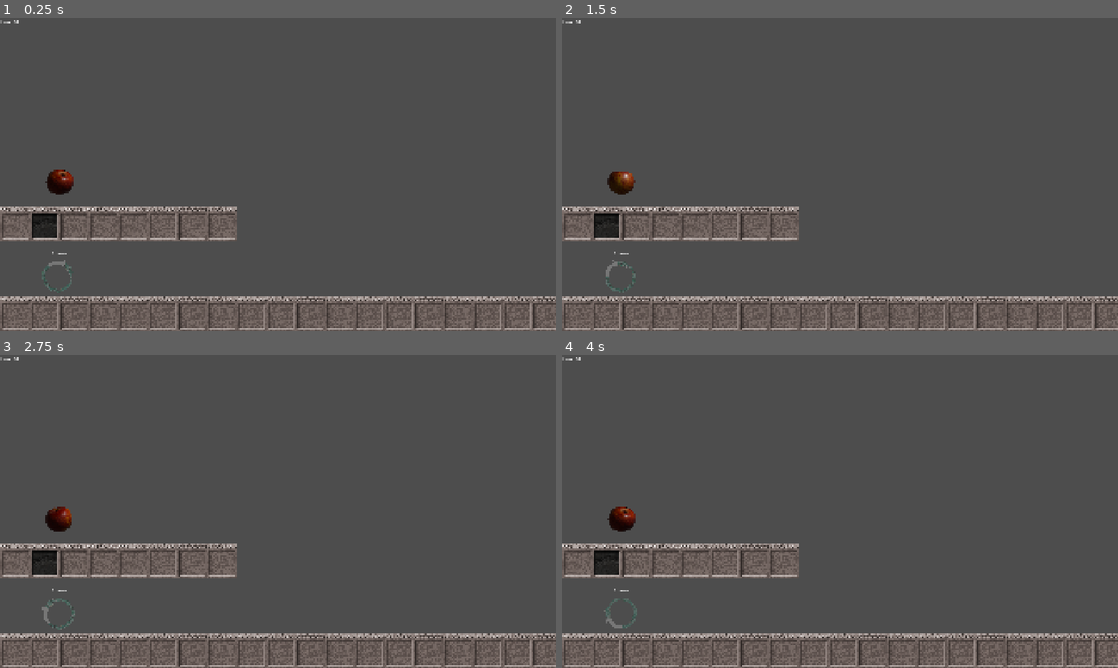
Above: before the commit, frames 1-4 (two rows, left to right).
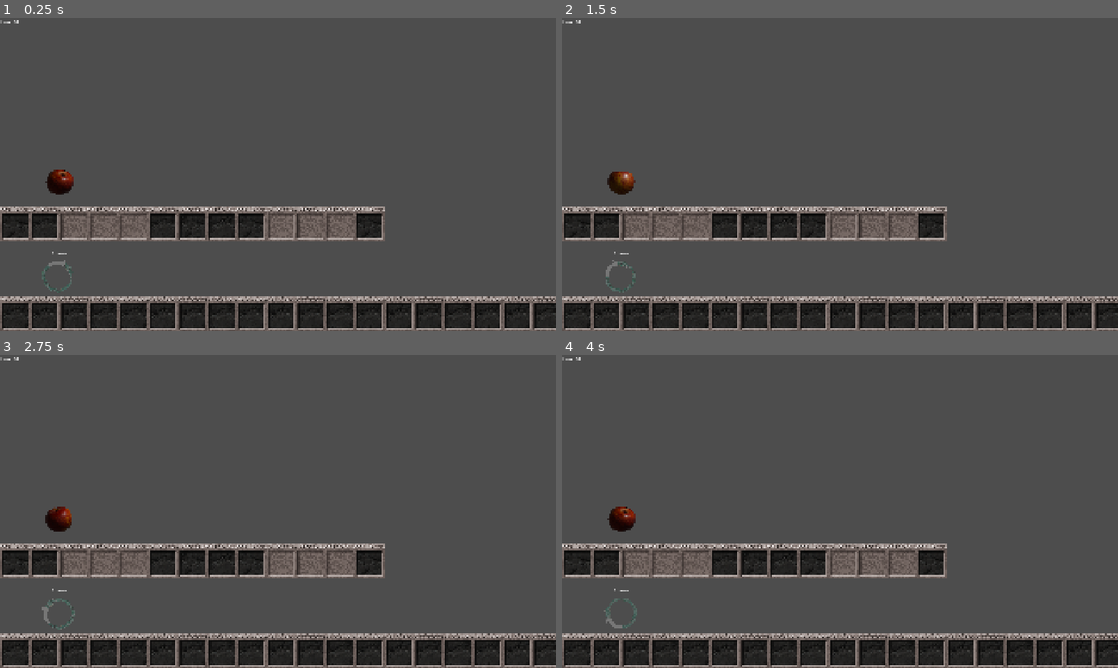
Above: after the commit, the same moments.

Repository: MrDreamhost/gmtk-jam-2025
Game: Godot game, scene res://level/level_01/level_01.tscn
Two runs of this game, one before a commit and one after it. Both use one fixed random seed, a clock stepped at 60 frames per second and the inputs below. This scene is started directly instead of the project's main scene.
Inputs:
- Up to frame 1 (0.25 s): no input
- Up to frame 2 (1.5 s): hold D (player_right) from 0.53 s (still down); tap Shift (set_spawn_point) at 0.6, 1.35 s; tap Space (player_jump) at 0.77 s
- Up to frame 3 (2.75 s): tap Space (player_jump) at 1.52 s; release D (player_right) at 2.03 s; hold A (player_left) from 2.03 s (still down); tap Shift (set_spawn_point) at 2.1 s
- Up to frame 4 (4 s): release A (player_left) at 2.78 s; hold D (player_right) from 2.78 s (still down); tap Shift (set_spawn_point) at 2.85, 3.6 s; tap Space (player_jump) at 3.02, 3.77 s

The runs differ from the first frame. In frame 1, 11% of the frame differs, in the area x 0-100%, y 60-100%; in frame 2, 11%; in frame 3, 11%; in frame 4, 11%.

Commit message:
actually fixed the texture set thing

Diff:
--- a/level/interactables/Platform.gd
+++ b/level/interactables/Platform.gd
@@ -8,11 +8,13 @@
 
 @onready var line_2d: Line2D = $Line2D
 @onready var collision_shape_2d: CollisionShape2D = $CollisionShape2D
-@export var texture: Texture2D: set = set_texture
+
+@export var texture: Texture2D
 
 
 func _ready() -> void:
 	resize_platform()
+	set_texture(texture)
 
 
 func resize_platform() -> void:
@@ -37,5 +39,5 @@
 	resize_platform()
 
 func set_texture(value: Texture2D) -> void:
-	texture = value
-	$Line2D.texture = value
+	#texture = value
+	line_2d.texture = value
--- a/level/interactables/Platform.tscn
+++ b/level/interactables/Platform.tscn
@@ -9,6 +9,7 @@
 
 [node name="ResizablePlatform" type="StaticBody2D"]
 script = ExtResource("1_3gtpk")
+texture = ExtResource("2_awmrl")
 
 [node name="Line2D" type="Line2D" parent="."]
 texture_repeat = 2
--- a/level/level_01/level_01.tscn
+++ b/level/level_01/level_01.tscn
@@ -1,10 +1,11 @@
-[gd_scene load_steps=8 format=3 uid="uid://d3eu8ibj2ld1b"]
+[gd_scene load_steps=9 format=3 uid="uid://d3eu8ibj2ld1b"]
 
 [ext_resource type="Script" uid="uid://bpokfberniss4" path="res://level/level_01/level_01.gd" id="1_2n58o"]
 [ext_resource type="PackedScene" uid="uid://bcujsflu4nqbn" path="res://loop_system/spawn_point.tscn" id="3_aem8p"]
 [ext_resource type="PackedScene" uid="uid://b2hnjcnhd8ahv" path="res://level/goal_zone.tscn" id="4_mopx3"]
 [ext_resource type="PackedScene" uid="uid://coobrpw2ubqjw" path="res://level/interactables/Platform.tscn" id="4_rdi31"]
 [ext_resource type="Texture2D" uid="uid://ocrhqgii112m" path="res://assets/sprites/tiles/0012.png" id="5_aem8p"]
+[ext_resource type="Texture2D" uid="uid://c58b0pcjt57jq" path="res://assets/sprites/tiles/0011.png" id="6_pw6xp"]
 
 [sub_resource type="RectangleShape2D" id="RectangleShape2D_tuypi"]
 size = Vector2(20, 1100)
@@ -50,12 +51,22 @@
 position = Vector2(0, 1080)
 width_in_pixel = 1938
 width_in_tile = 19
+texture = ExtResource("5_aem8p")
 
 [node name="TopPlatform" parent="." instance=ExtResource("4_rdi31")]
 position = Vector2(0, 771)
+texture = ExtResource("6_pw6xp")
+
+[node name="TopPlatform7" parent="." instance=ExtResource("4_rdi31")]
+position = Vector2(816, 771)
+texture = ExtResource("6_pw6xp")
 
 [node name="TopPlatform2" parent="." instance=ExtResource("4_rdi31")]
 position = Vector2(102, 771)
+texture = ExtResource("5_aem8p")
+
+[node name="TopPlatform6" parent="." instance=ExtResource("4_rdi31")]
+position = Vector2(714, 771)
 texture = ExtResource("5_aem8p")
 
 [node name="TopPlatform3" parent="." instance=ExtResource("4_rdi31")]
@@ -63,10 +74,30 @@
 width_in_pixel = 306
 width_in_tile = 3
 
-[node name="TopPlatform4" parent="." instance=ExtResource("4_rdi31")]
-position = Vector2(510, 770)
+[node name="TopPlatform8" parent="." instance=ExtResource("4_rdi31")]
+position = Vector2(918, 771)
 width_in_pixel = 306
 width_in_tile = 3
 
+[node name="TopPlatform4" parent="." instance=ExtResource("4_rdi31")]
+position = Vector2(510, 771)
+texture = ExtResource("5_aem8p")
+
+[node name="TopPlatform5" parent="." instance=ExtResource("4_rdi31")]
+position = Vector2(612, 771)
+texture = ExtResource("6_pw6xp")
+
+[node name="TopPlatform5" parent="TopPlatform5" instance=ExtResource("4_rdi31")]
+position = Vector2(612, 770)
+texture = ExtResource("6_pw6xp")
+
+[node name="TopPlatform9" parent="." instance=ExtResource("4_rdi31")]
+position = Vector2(1224, 771)
+texture = ExtResource("6_pw6xp")
+
+[node name="TopPlatform5" parent="TopPlatform9" instance=ExtResource("4_rdi31")]
+position = Vector2(612, 770)
+texture = ExtResource("6_pw6xp")
+
 [node name="Platform Bottom2" type="Node2D" parent="."]
 position = Vector2(0, 771)
--- a/level/test_level/test_level.tscn
+++ b/level/test_level/test_level.tscn
@@ -1,9 +1,10 @@
-[gd_scene load_steps=5 format=3 uid="uid://j204ye1j7wlr"]
+[gd_scene load_steps=6 format=3 uid="uid://j204ye1j7wlr"]
 
 [ext_resource type="Script" uid="uid://5w7l6biespg3" path="res://level/test_level/test_level.gd" id="1_ojvsg"]
 [ext_resource type="PackedScene" uid="uid://bcujsflu4nqbn" path="res://loop_system/spawn_point.tscn" id="2_u1e15"]
 [ext_resource type="PackedScene" uid="uid://coobrpw2ubqjw" path="res://level/interactables/Platform.tscn" id="4_icfbs"]
 [ext_resource type="PackedScene" uid="uid://b2hnjcnhd8ahv" path="res://level/goal_zone.tscn" id="4_j6nex"]
+[ext_resource type="Texture2D" uid="uid://cge0dkqacdf1f" path="res://assets/sprites/tiles/0002.png" id="5_icfbs"]
 
 [node name="TestLevel" type="Node2D" node_paths=PackedStringArray("spawn_point")]
 script = ExtResource("1_ojvsg")
@@ -18,9 +19,11 @@
 
 [node name="Platform" parent="." instance=ExtResource("4_icfbs")]
 position = Vector2(0, 1080)
+texture = ExtResource("5_icfbs")
 
 [node name="Platform2" parent="." instance=ExtResource("4_icfbs")]
 position = Vector2(102, 1080)
+texture = ExtResource("5_icfbs")
 
 [node name="Platform3" parent="." instance=ExtResource("4_icfbs")]
 position = Vector2(204, 1080)
